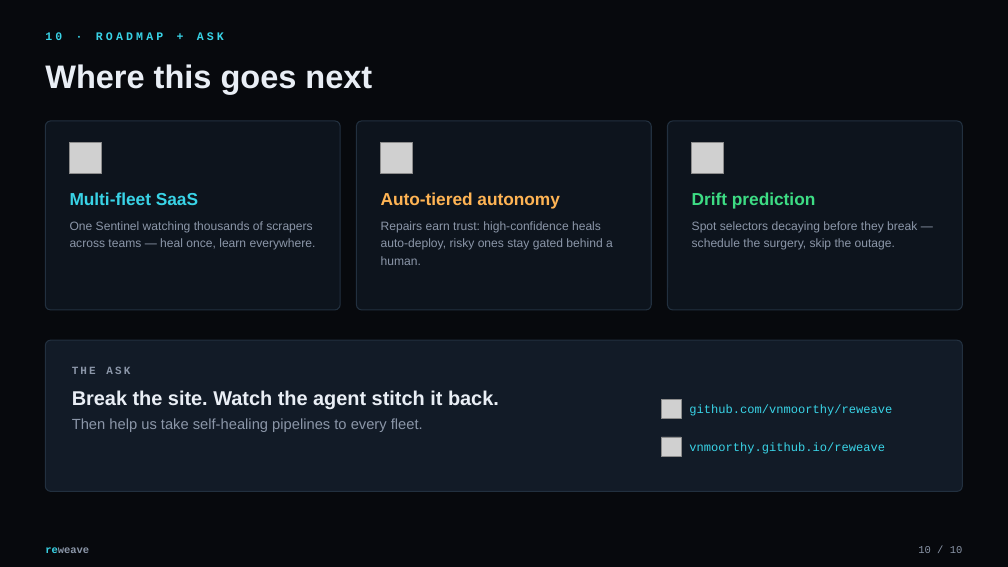
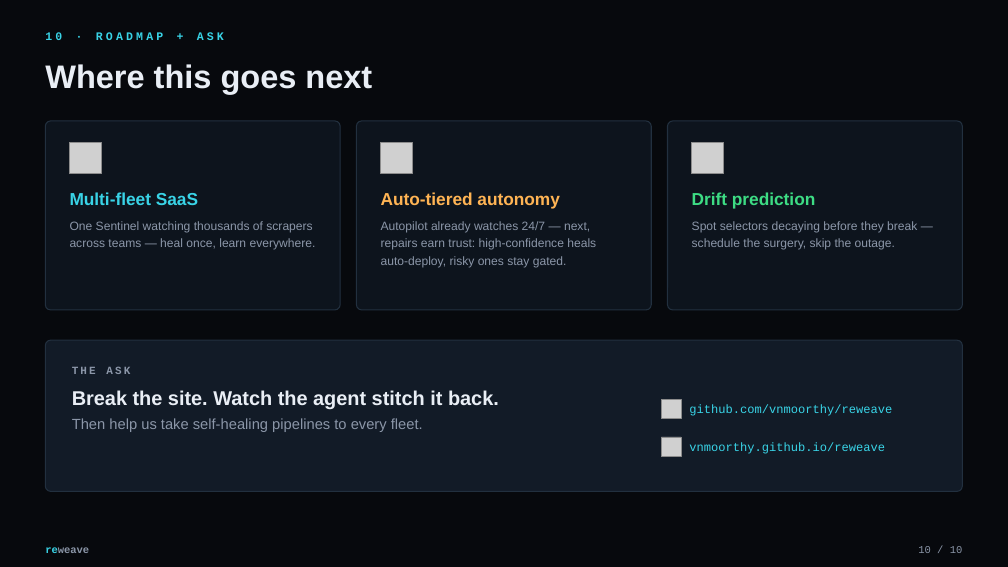
Before and after one commit to vnmoorthy/reweave, a slide deck: slide 10 of docs/reweave-deck.pptx. Drawn at 1008x567 pixels with LibreOffice and Linux fonts; fonts in the diff are those of the drawing; grey boxes stand for pictures. Boxes give left, top, right and bottom in pixels: in the first picture for what was removed or moved away, otherwise in the second. Text is boxed around its words. In the diff, an @@ line names an element or a change of style, - is before the commit and + after.

```diff
--- a/docs/reweave-deck.pptx
+++ b/docs/reweave-deck.pptx
@@ text at (x1=381, y1=221, x2=596, y2=267): text changed @@
-Repairs earn trust: high-confidence heals auto-deploy, risky ones stay gated behind a human.
+Autopilot already watches 24/7 — next, repairs earn trust: high-confidence heals auto-deploy, risky ones stay gated.
```
Also in this commit, not shown: 6 other slides changed, 1 other file.
